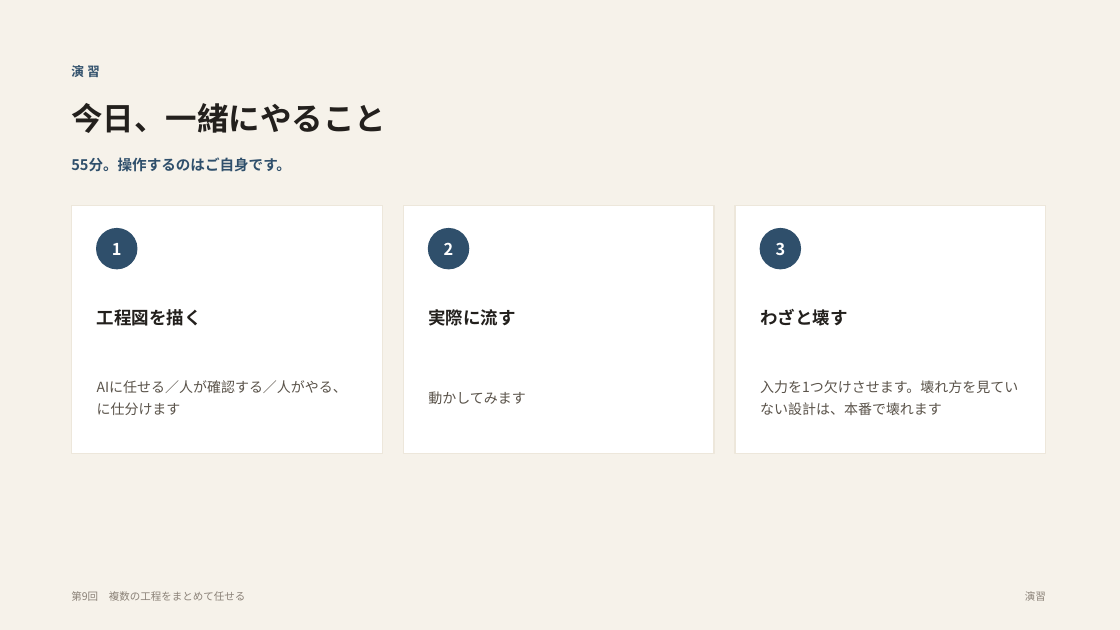
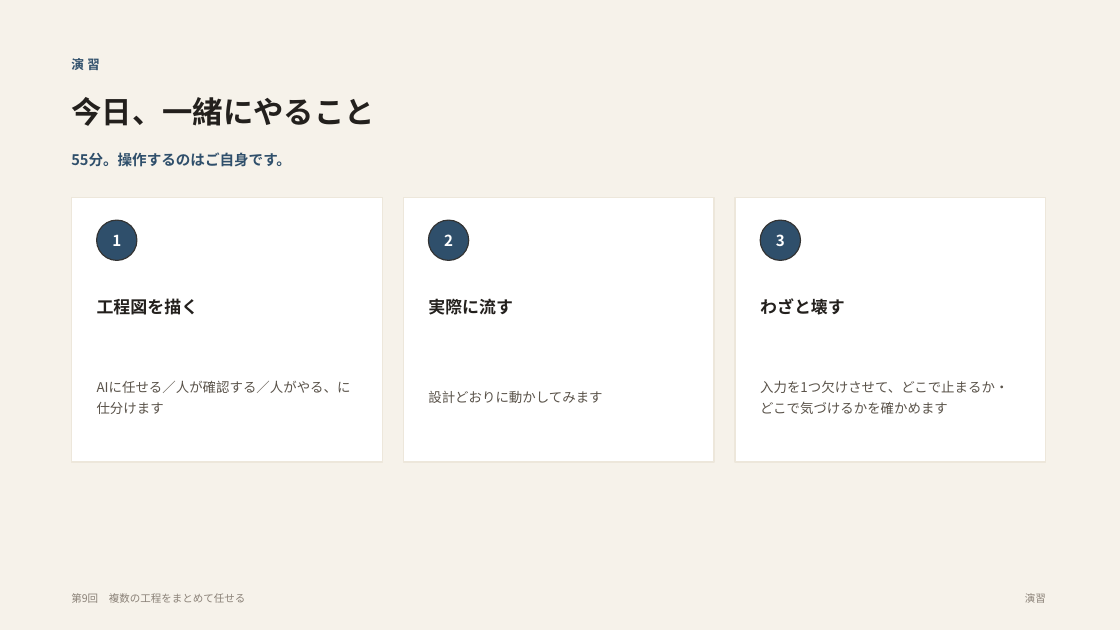
Before and after one commit to yusuke-aoki-bit/founders-ai-program, a slide deck: slide 9 of slides/pptx/第09回_複数の工程をまとめて任せる.pptx (slide 5 before the commit). Drawn at 1120x630 pixels with LibreOffice and Linux fonts; fonts in the diff are those of the drawing. Boxes give left, top, right and bottom in pixels: in the first picture for what was removed or moved away, otherwise in the second. Text is boxed around its words. In the diff, an @@ line names an element or a change of style, - is before the commit and + after.

```diff
--- a/slides/pptx/第09回_複数の工程をまとめて任せる.pptx
+++ b/slides/pptx/第09回_複数の工程をまとめて任せる.pptx
@@ text "演習": place and size @@
-text "演習" at bbox=[71, 65, 100, 77]
+text "演習" at bbox=[71, 58, 100, 70]
@@ text "今日、一緒にやること" at bbox=[71, 97, 374, 126]: size 27 to 26 pt @@
@@ text "55分。操作するのはご自身です。": place and size @@
-text "55分。操作するのはご自身です。" at bbox=[71, 157, 291, 172]
+text "55分。操作するのはご自身です。" at bbox=[71, 152, 291, 167]
@@ rectangle: place and size @@
-rectangle at bbox=[71, 206, 382, 454]
+rectangle at bbox=[71, 197, 382, 462]
@@ rectangle: place and size @@
-rectangle at bbox=[403, 206, 714, 454]
+rectangle at bbox=[403, 197, 714, 462]
@@ rectangle: place and size @@
-rectangle at bbox=[735, 206, 1046, 454]
+rectangle at bbox=[735, 197, 1046, 462]
@@ 3 texts, 3 ellipses: place and size @@
-3 texts, 3 ellipses at bbox=[97, 229, 801, 269]
+3 texts, 3 ellipses at bbox=[97, 220, 801, 260]
@@ size 14 to 13 pt in 3 elements at bbox=[112, 234, 121, 246], bbox=[444, 234, 453, 246], bbox=[776, 234, 785, 246] @@
@@ outline #2F4F6B 1 pt to #333333 1 pt in 3 elements at bbox=[97, 220, 137, 260], bbox=[429, 220, 469, 260], bbox=[760, 220, 801, 260] @@
@@ text "工程図を描く": place and size @@
-text "工程図を描く" at bbox=[97, 309, 202, 326]
+text "工程図を描く" at bbox=[97, 298, 199, 315]
@@ text "実際に流す": place and size @@
-text "実際に流す" at bbox=[428, 309, 515, 326]
+text "実際に流す" at bbox=[428, 298, 513, 315]
@@ size 15 to 14.5 pt in 3 elements at bbox=[97, 298, 199, 315], bbox=[428, 298, 513, 315], bbox=[760, 298, 845, 315] @@
@@ text "わざと壊す": place and size @@
-text "わざと壊す" at bbox=[760, 309, 847, 326]
+text "わざと壊す" at bbox=[760, 298, 845, 315]
@@ text "AIに任せる／人が確認する／人がやる、に仕分けます" at bbox=[97, 380, 351, 414]: size 12 to 11.5 pt @@
@@ text at bbox=[760, 380, 1008, 414]: text changed; size 12 to 11.5 pt @@
-入力を1つ欠けさせます。壊れ方を見ていない設計は、本番で壊れます
+入力を1つ欠けさせて、どこで止まるか・どこで気づけるかを確かめます
@@ text at bbox=[428, 391, 602, 403]: text changed; size 12 to 11.5 pt @@
-動かしてみます
+設計どおりに動かしてみます
```
Also in this commit, not shown: 4 other slides changed, 6 slides added, 1 slide removed, 24 other files.
